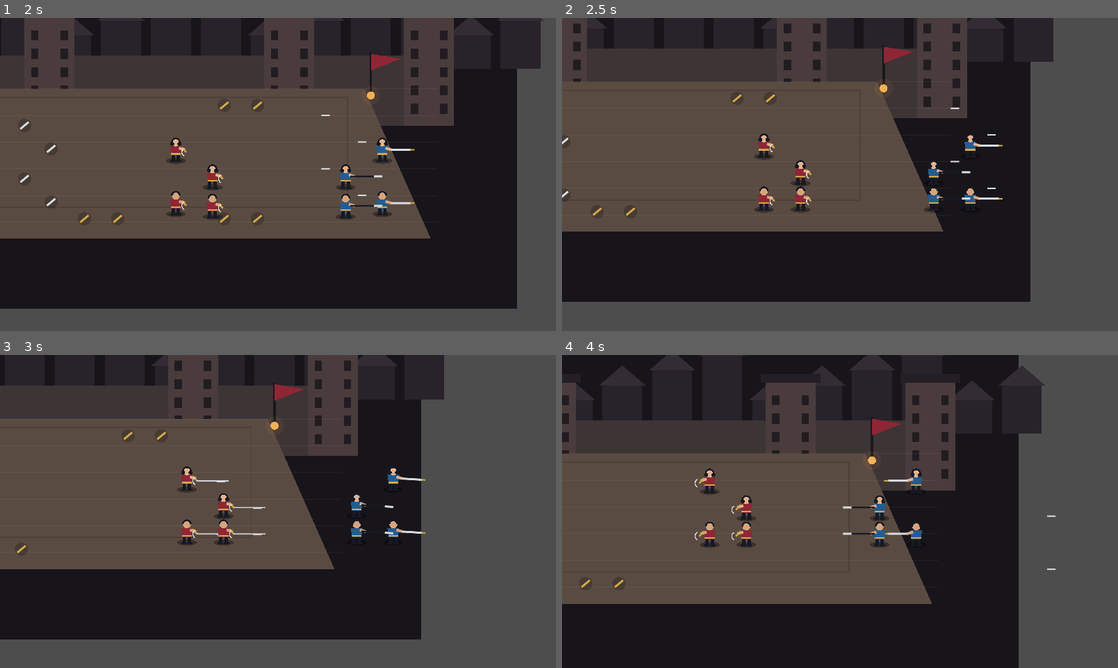
Above: before the commit, frames 1-4 (two rows, left to right).
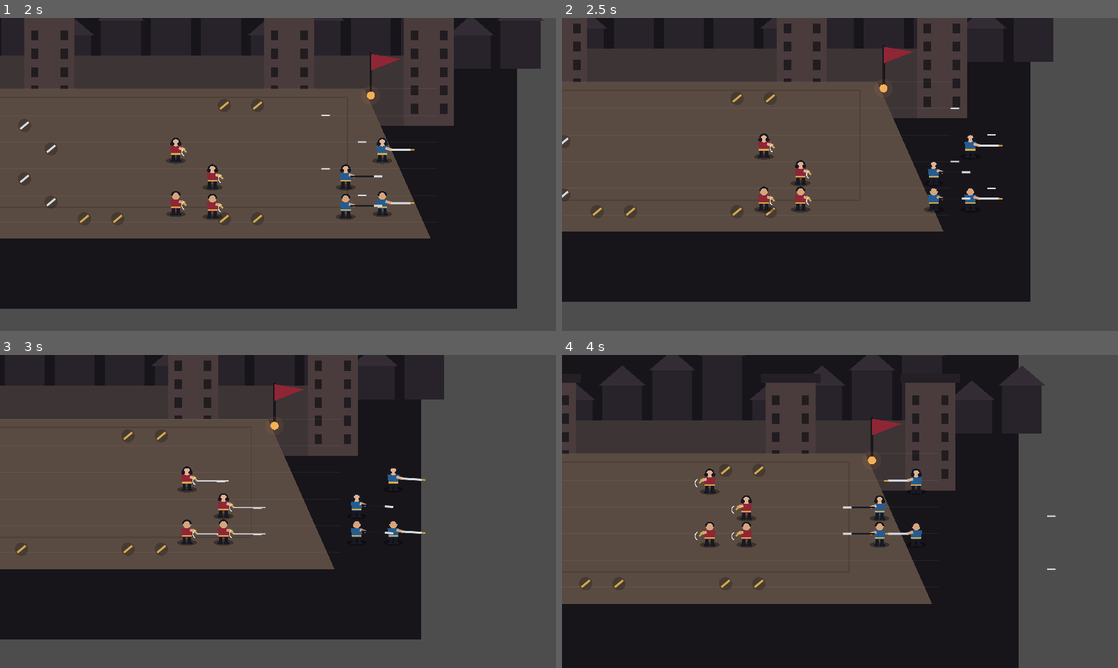
Above: after the commit, the same moments.

Repository: iiils3/arena-stream
Game: Godot game, scene res://scenes/arena_stream_arena.tscn
Two runs of this game, one before a commit and one after it. Both use one fixed random seed, a clock stepped at 60 frames per second and the inputs below.
Inputs:
- Up to frame 1 (2 s): hold Right (ui_right) 0.53-1.28 s; hold L 0.53-1.28 s; hold Down (ui_down) from 1.28 s (still down); tap J at 1.35 s
- Up to frame 2 (2.5 s): release Down (ui_down) at 2.03 s; hold Right (ui_right) from 2.03 s (still down); hold L from 2.03 s (still down)
- Up to frame 3 (3 s): release Right (ui_right) at 2.78 s; release L at 2.78 s; hold Up (ui_up) from 2.78 s (still down); tap J at 2.85 s
- Up to frame 4 (4 s): release Up (ui_up) at 3.53 s; hold Left (ui_left) from 3.53 s (still down); hold L from 3.53 s (still down)

Frame 1 is identical in both runs. In frame 2, less than 0.1% of the frame differs, in the area x 30-39%, y 60-64%; in frame 3, less than 0.1%; in frame 4, less than 0.1%, in the area x 28-37%, y 35-75%.

Commit message:
fix: assign weapon loot to its team

Diff:
--- a/godot/scripts/arena/arena_controller.gd
+++ b/godot/scripts/arena/arena_controller.gd
@@ -139,8 +139,11 @@
         [ArenaWeaponData.WeaponType.BOW, Vector2(1120,730)]
     ]
 
-    for entry in layouts:
+    for index in range(layouts.size()):
+        var entry = layouts[index]
         var pickup = pickup_scene.instantiate()
+        pickup.pickup_id = index
+        pickup.team_owner = 0 if index < 8 else 1
         pickup.weapon_type = entry[0]
         pickup.position = entry[1]
         $Pickups.add_child(pickup)
